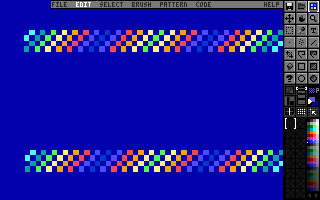
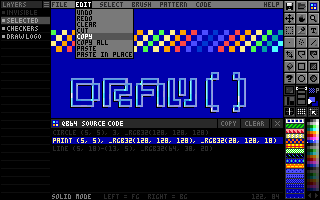
Revision of a layered w=320, h=200 image; what changed, layer by layer:
hid group "PROPERTIES BAR" (1 layers) over [left=75, top=9, right=134, bottom=24]
showed group "SOURCE DOCK" (5 layers) over [left=51, top=118, right=283, bottom=191]
showed group "EDIT POPUP" (3 layers) over [left=75, top=1, right=134, bottom=59]
showed group "STATUS DOCK" (2 layers) over [left=51, top=191, right=283, bottom=200]
showed group "LAYER DOCK" (6 layers) over [left=0, top=0, right=51, bottom=200]
added group "TOOLBOX" with 21 layers in group "TOOL DOCK" over [left=308, top=1, right=319, bottom=12]
moved "CODE" into group "TOOLBOX" over [left=308, top=1, right=319, bottom=12]
moved "STATES MOCK" into group "ASSISTANTS", painted on it over [left=285, top=1, right=319, bottom=143]
renamed "BINS #1" to "PATTERN BINS", showed the group it (21 layers) over [left=285, top=118, right=305, bottom=199]
showed group "BINS" (17 layers) over [left=285, top=118, right=305, bottom=199]
added group "BRUSH BINS" with 1 layers in group "TOOL DOCK" over [left=286, top=119, right=305, bottom=198]
renamed "PATTERN TRANS" to "TRANS", moved it into group "BRUSH BINS" over [left=286, top=119, right=305, bottom=198]
painted on "DRAW LOGO", unmasked it over [left=24, top=30, right=290, bottom=172]
